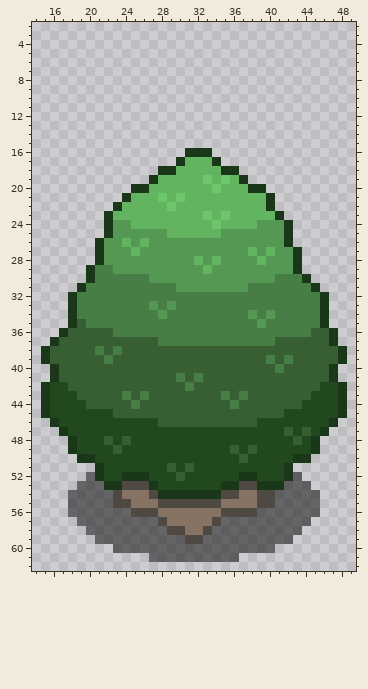
Edited in one commit: pixel-art file (Assets/_Project/Art/Aseprite/ASE Tree.aseprite). The picture above was drawn from the file before the commit.
64x64 pixels, 1 frame. Shown: x 14..49, y 2..62.
After the commit:
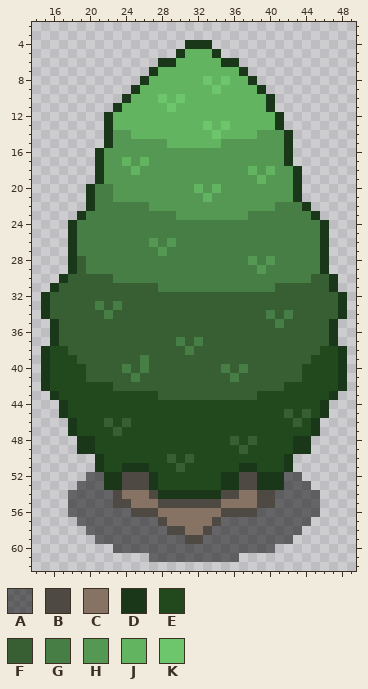
Palette (. is transparent): A #00000081  B #4f4943  C #877363  D #1b371a  E #22481e  F #375f33  G #477e45  H #549853  J #62b460  K #6dc66b
The edit:
Changed rows in their new state; - is an unchanged pixel.
Layer "Tree":
first column x 15:
 4 ----------------DDD---------------
 5 ---------------DJJJD--------------
 6 -------------DDJJJJJDD------------
 7 ------------DJJJJJJJJJD-----------
 8 -----------DJJJJJJKJKJJD----------
 9 ----------DJJJJJJJJKJJJJD---------
10 ---------DJJJKJKJJJJJJJJJD--------
11 --------DJJJJJKJJJJJJJJJJD--------
12 -------DJJJJJJJJJJJJJJJJJJD-------
13 -------DJJJJJJJJJJKJKJJJJJD-------
14 -------DHHJJJJJJJJJKJJJJHHHD------
15 -------DHHHHHHJJJJJJHHHHHHHD------
16 ------DHHHHHHHHHHHHHHHHHHHHD------
17 ------DHHJHJHHHHHHHHHHHHHHHD------
18 ------DHHHJHHHHHHHHHHHHJHJHHD-----
19 ------DHHHHHHHHHHHHHHHHHJHHHD-----
20 -----DGGHHHHHHHHH-HJHHHHHHHHD-----
21 -----DGGHHHHHHHHHH-HHHHHHHHHD-----
22 -----DGGGGGGHHHHHHHHHHHHHHGGGD----
23 ----DGGGGGGGGGGHHHHHHHHGGGGGGGD---
24 ---DGGGGGGGGGGGGGGGGGGGGGGGGGGGD--
25 ---DGGGGGGGGGGGGGGGGGGGGGGGGGGGD--
26 ---DGGGGGGGG-G-GGGGGGGGGGGGGGGGD--
27 ---DGGGGGGGGG-GGGGGGGGGGGGGGGGGD--
28 ---DFGGGGGGGGGGGGGGGGGG-G-GGGGGD--
29 ---DFG--GGGGGGGGGGGGGGGG-GGGGGGD--
30 --DFFFFF----GGGGGGGGGGGGGG---GFFD-
31 -DFFFFFFFFFFF--GGGGGGGG---FFFFFFD-
32 DFFFFFFFFFFFFFFFFFFFFFFFFFFFFFFFFD
33 DFFFFF-F-FFFFFFFFFFFFFFFFFFFFFFFFD
34 DFFFFFF-FFFFFFFFFFFFFFFFFGF-FFFFFD
35 -DFF-FFFFFFFFFFFFFFFFFFFFF-FFFFFD-
36 -DF-----FFFFFFFFFFFFFFFFFFFFFF----
37 -------------FF-F-FFFFFFFF--------
38 -EE---F-F-------G--------------EE-
39 -EEE---F---G-------------F-F--EEE-
40 DEEEE----G-G--------G-G---F--EEEED
41 DEEEE-----G----F-F---G-------EEEED
42 ---EEEEE--------F----------EEEE---
43 .D--EEEEEEEEE-------F-F-EEEEEE--D.
44 ..D--EEEEEEEEEEEEEEEEEEEEEEEE--D..
45 ..D-----EEEEEEEEEEEEEEEEEEEF-F-D..
46 -..D---F-F---EEEEEEEEEEE----F-D..-
47 --.D----F------------------E-ED.--
48 ---.DD-E-E-----------F-F----DD.---
49 ---.DD--E------------EFE----DD.---
50 ----..D-------F-F-----E----D..----
51 ---------DDD--EFE-----DD----------
52 ------ADDBBBD--E----DDBBDDDA------
Boxes around the changes in both pictures, in picture pixels (x1, y1, x2, y2):
changed: (41, 40, 347, 481)
